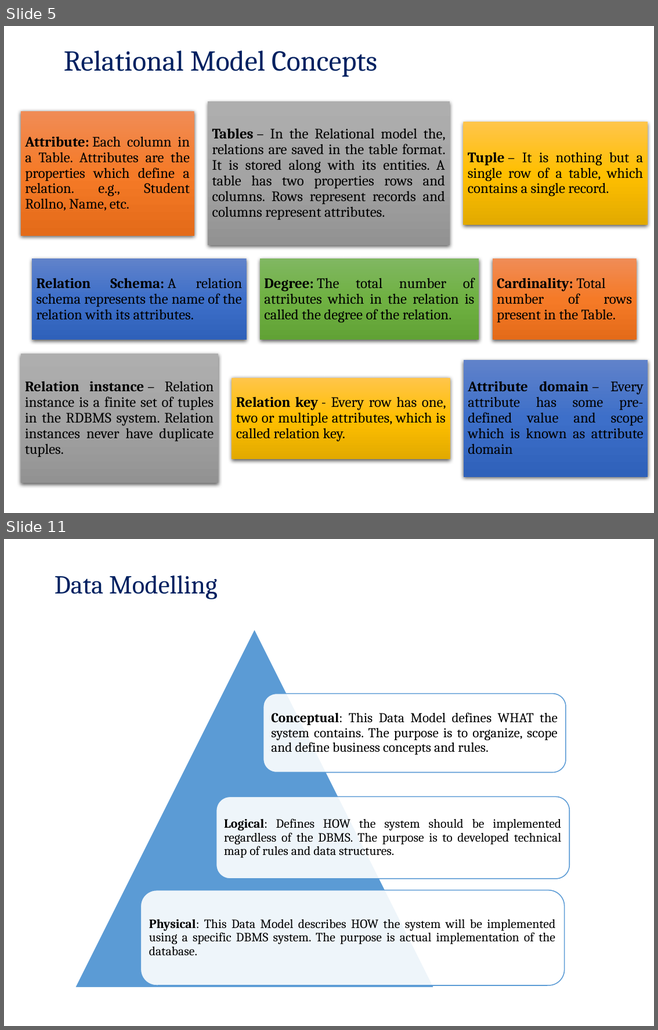
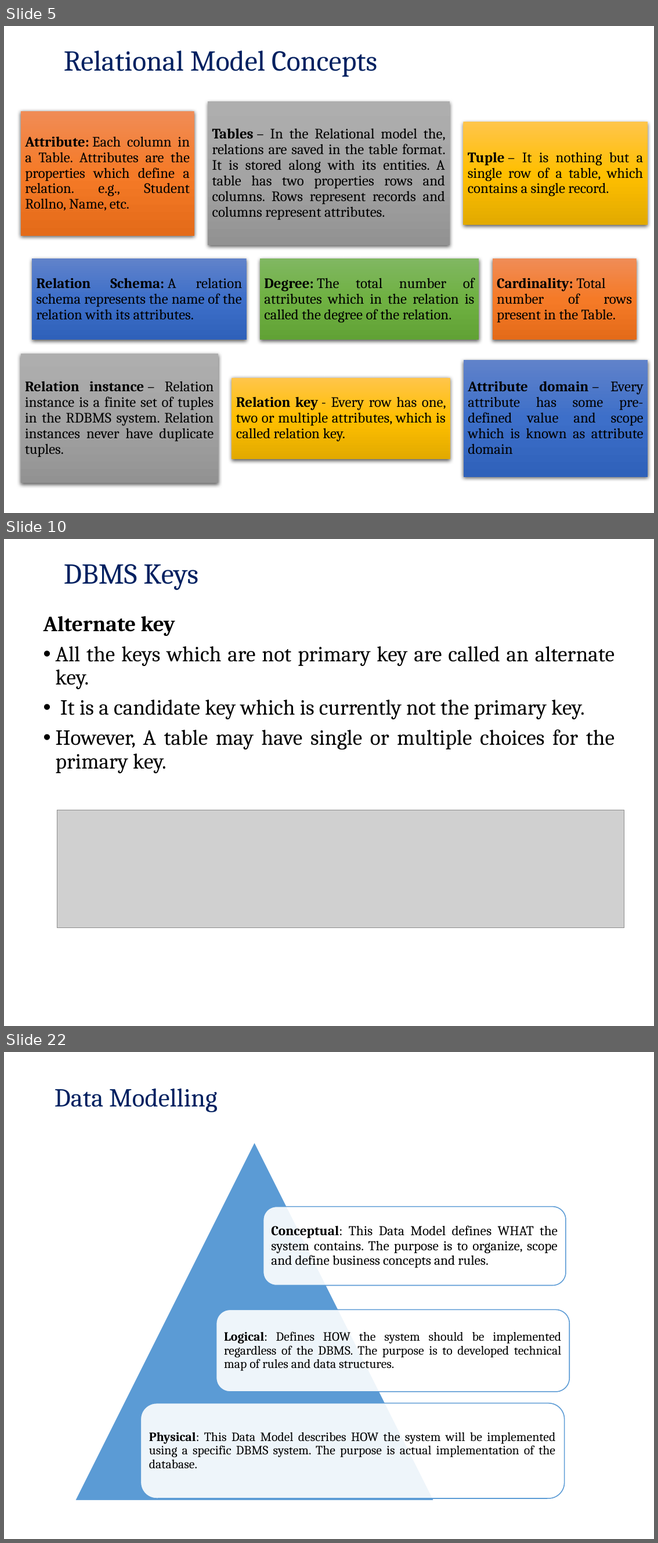
Before and after one commit to pankajfri/Training-Materials, a slide deck: Advanced Web Technologies/Database Concepts/Session2.pptx. Shown one above the other, each under a label of ours: slides 5 and 11 before the commit, slides 5, 10 and 22 after it; the slides between them are not shown. The pictures are 658x1030 and 658x1543 pixels, drawn with LibreOffice and Linux fonts; fonts in the diff are those of the drawing; grey boxes stand for pictures; background and template pictures are left out. Boxes give left, top, right and bottom in pixels: in the first picture for what was removed or moved away, otherwise in the second. Text is boxed around its words. In the diff, an @@ line names an element or a change of style, - is before the commit and + after.

Commit message:
dbms session 2

```diff
--- a/Advanced Web Technologies/Database Concepts/Session2.pptx
+++ b/Advanced Web Technologies/Database Concepts/Session2.pptx
@@ slide 10 added at [4, 539, 654, 1026], background picture (left out) @@
@@ title added at [64, 564, 198, 590], 32 pt, text #002060 @@
+DBMS Keys
@@ text added at [43, 616, 614, 773], 24 pt, text #000000 @@
+Alternate key
+• All the keys which are not primary key are called an alternate key.
+• It is a candidate key which is currently not the primary key.
+• However, A table may have single or multiple choices for the primary key.
@@ picture added at [57, 810, 625, 928] @@
@@ what was slide 11 is now slide 22 @@
```
Also in this commit, not shown: 4 slides changed, 12 other slides added, 2 slides removed, 9 other files.
